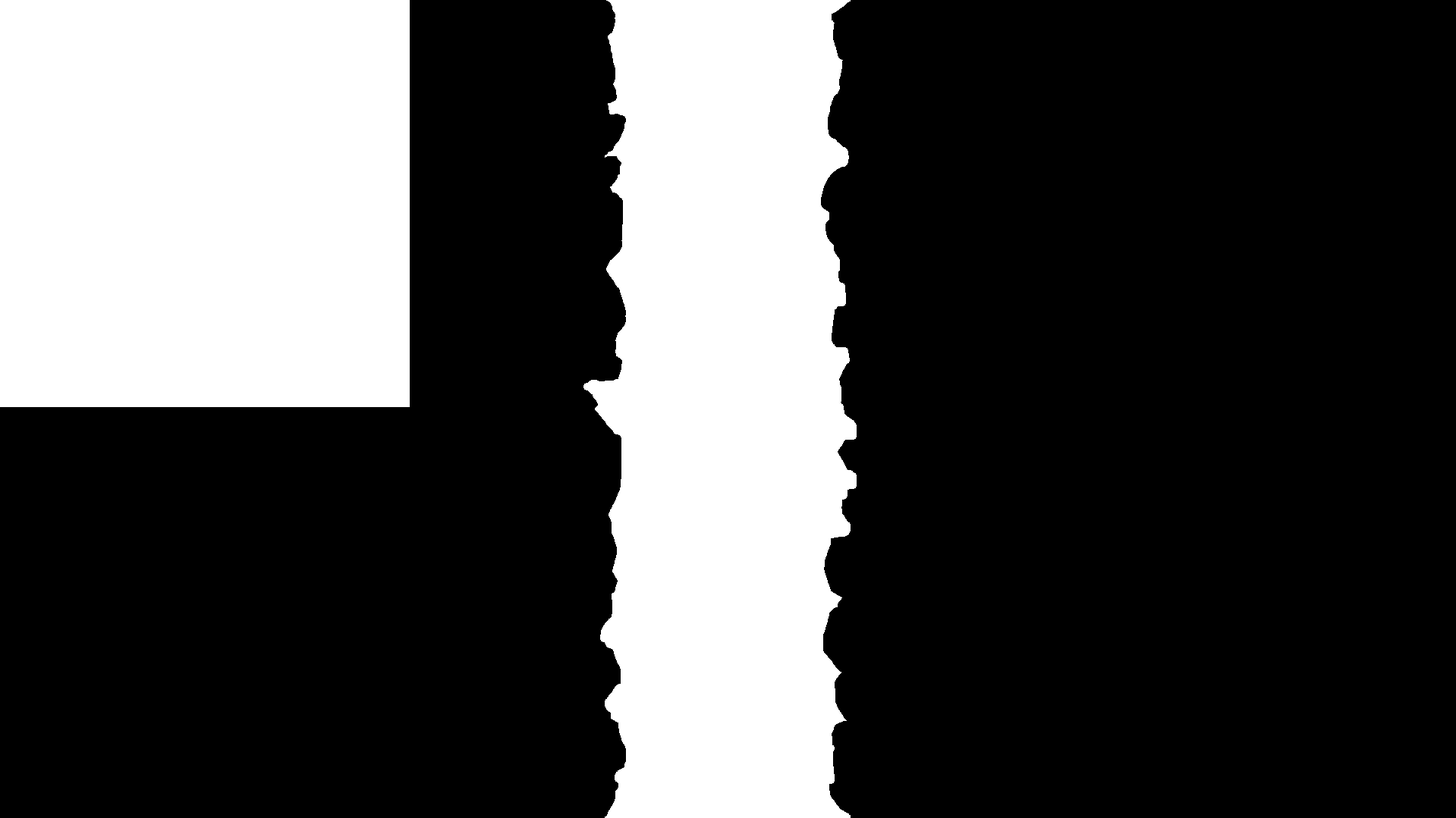
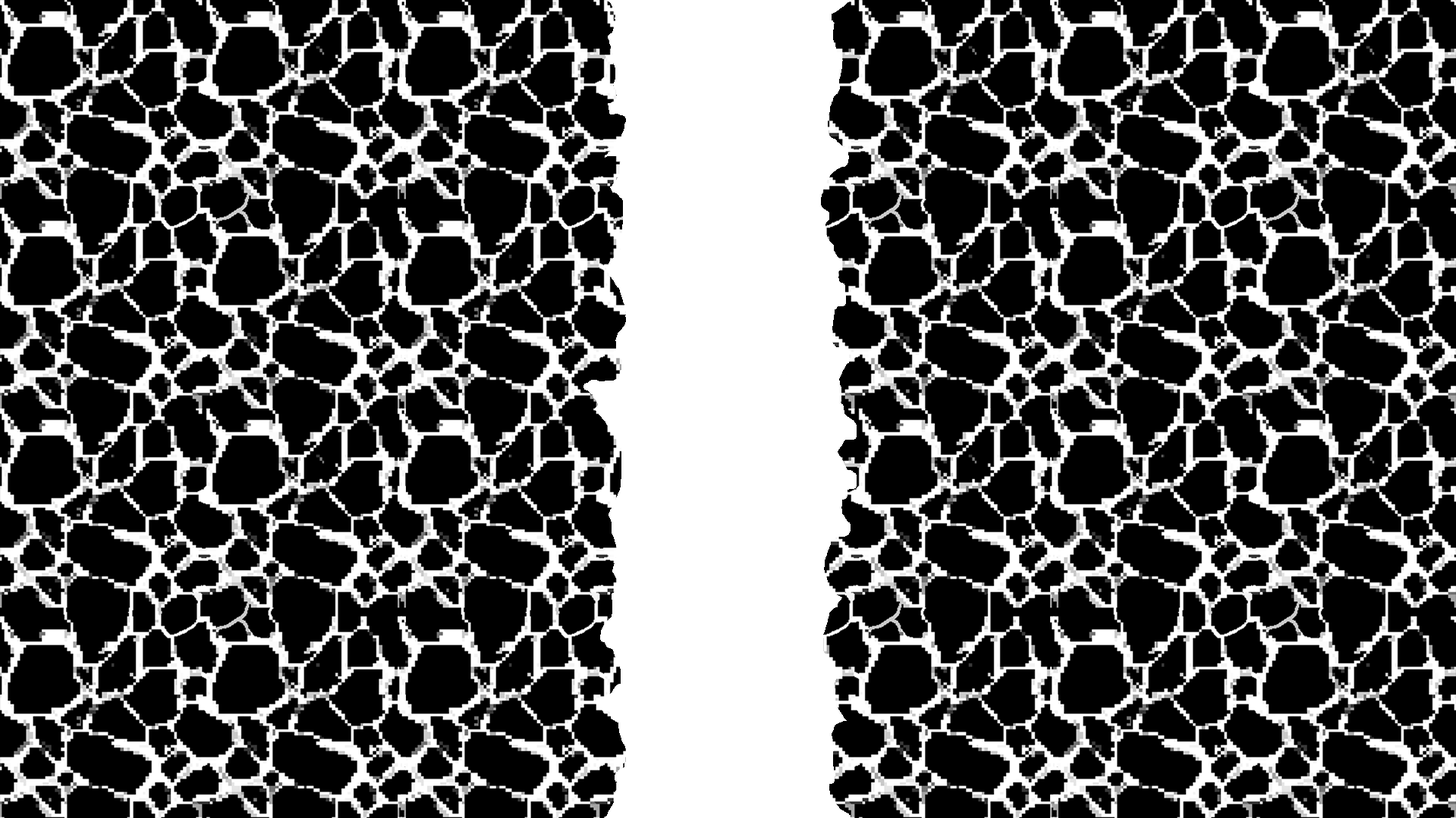
The second (1456, 818) image is a revision of the first. Changes to its layers:
added layer "NEW_Tilerocks copia 4" (screen) above "Capa 4" over (0, 0, 1456, 818)
hid "Capa 4" over (0, 0, 410, 408)
